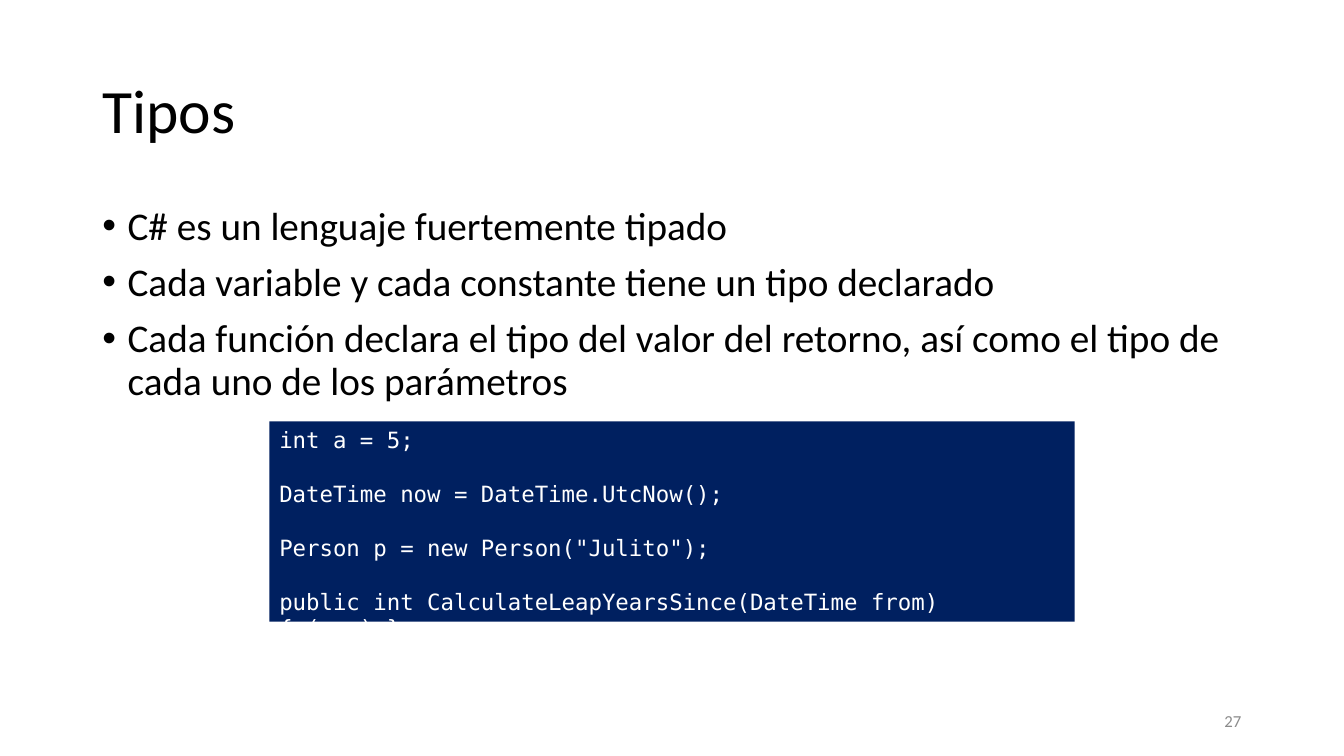
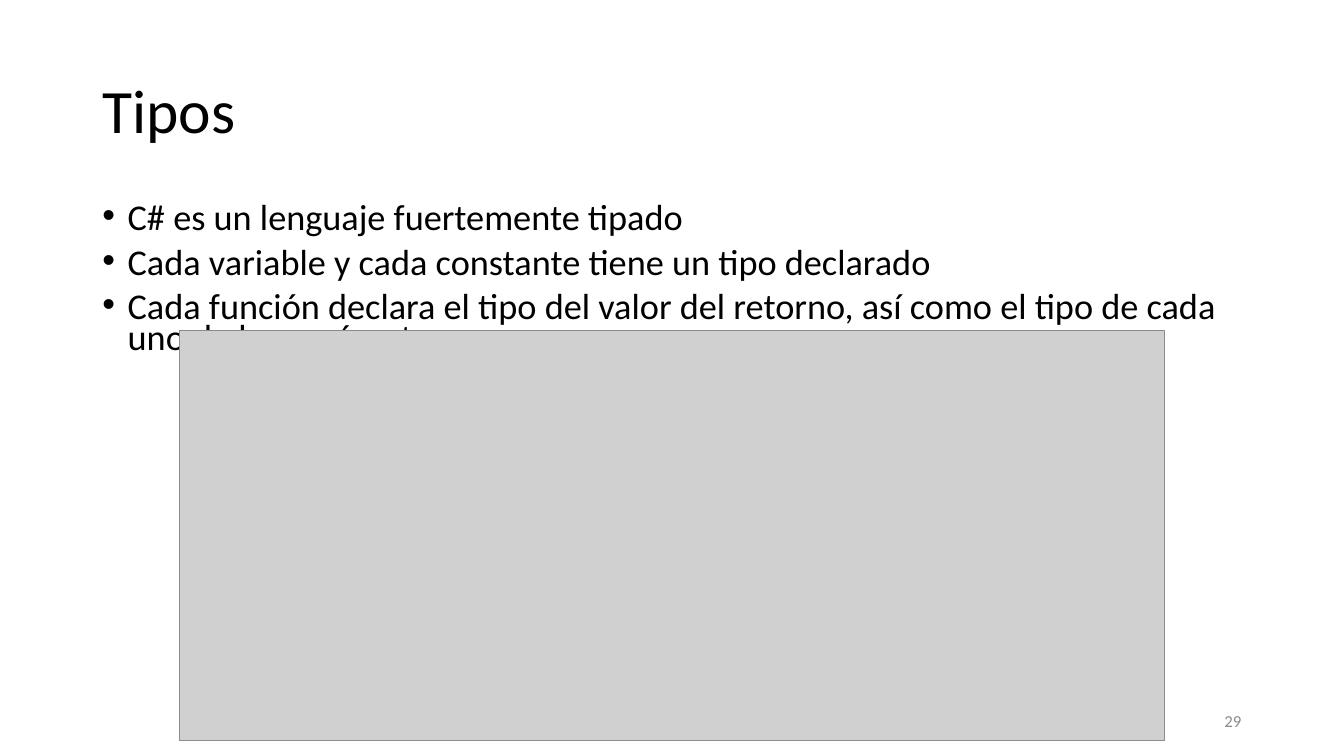
Before and after one commit to SergioLuis/hour-of-code-uva-2021, a slide deck: slide 29 of slides.pptx (slide 27 before the commit). Drawn at 1344x756 pixels with LibreOffice and Linux fonts; fonts in the diff are those of the drawing; grey boxes stand for pictures. Boxes give left, top, right and bottom in pixels: in the first picture for what was removed or moved away, otherwise in the second. Text is boxed around its words. In the diff, an @@ line names an element or a change of style, - is before the commit and + after.

```diff
--- a/slides.pptx
+++ b/slides.pptx
@@ text "C# es un lenguaje fuertemente ..." at bbox=[128, 204, 1216, 359]: size 28 to 25.9 pt; line spacing 0.9 to 0.7 @@
@@ picture added at bbox=[179, 331, 1166, 741] @@
@@ rectangle removed at bbox=[269, 421, 1075, 622] @@
-int a = 5;
-DateTime now = DateTime.UtcNow();
-Person p = new Person("Julito");
-public int CalculateLeapYearsSince(DateTime from) { (...) }
@@ page number at bbox=[1224, 716, 1241, 727]: text changed @@
-27
+29
```
Also in this commit, not shown: 19 other slides changed, 26 slides added, 11 other files.
